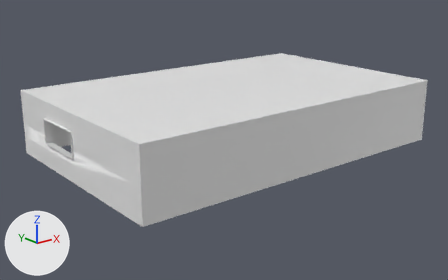
One commit to the OBJ model cw 9/models/room.obj: the scene before it, then after it.
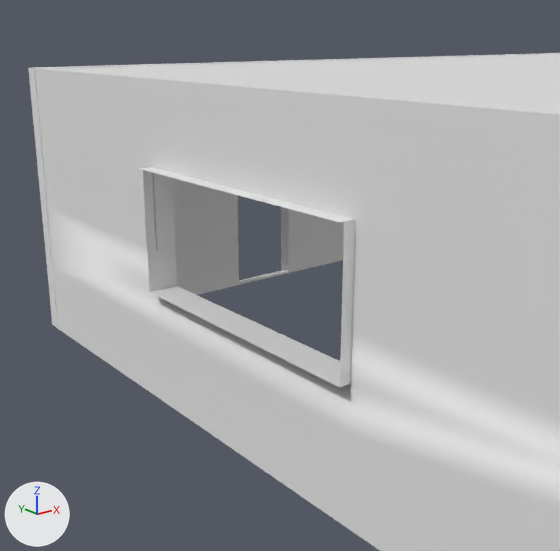
Old and new are each drawn whole from a 50 mm camera at (-16.91, -21.99, 9.16) aimed at (0.56, -0.15, 0.42) and again close up from a 50 mm camera at (-10.29, -3.45, 3.33) aimed at (-6.8, 0.92, 1.59). Arrows for +X, +Y and +Z are at lower left; the lights stay in place. Where no turn or scale is listed for an object, it has been applied to the vertices. Vertices at the same position are counted once.

Script lines for the objects in view, before the commit:
```python
me_roomwithwindow_002 = bpy.data.meshes.new('roomWithWindow.002')
me_roomwithwindow_002.from_pydata(...)  # 794 vertices, 458 faces; spans x -7.1..9.1, y -5.2..5.0, z 0.0..3.0
ob_roomwithwindow_002 = bpy.data.objects.new('roomWithWindow.002', me_roomwithwindow_002)
ob_roomwithwindow_002.location = (0.0, 0.0, 0.0)
```
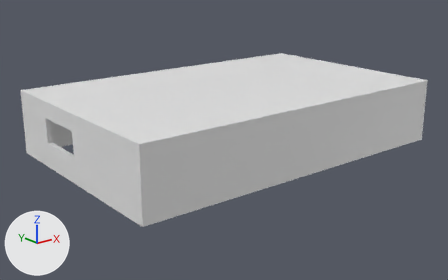
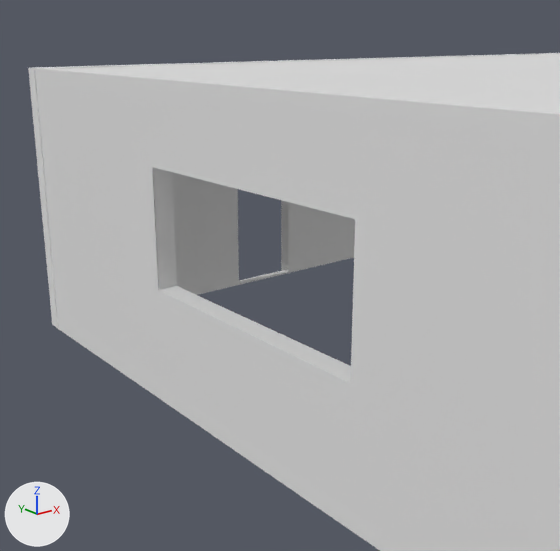
Boxes (x1, y1, x2, y2) around the edits, measured in the close-ups (560 x 551 px):
part 1 of me_roomwithwindow_002, deleted: before (141, 167, 355, 387)

Edits to the bpy script that builds the scene:
```text
Change me_roomwithwindow_002:
    used by ob_roomwithwindow_002; location = (0.0, 0.0, 0.0)
    remove me_roomwithwindow_002.from_pydata(...)  # 794 vertices, 458 faces; spans x -7.1..9.1, y -5.2..5.0, z 0.0..3.0
    add me_roomwithwindow_002.from_pydata(...)  # 781 vertices, 451 faces; spans x -7.0..9.1, y -5.2..5.0, z 0.0..3.0
    me_roomwithwindow_002 part 1
    13 vertices are removed from x -7.1, y -0.1..2.4, z 1.1..2.2
    7 faces are deleted
```
